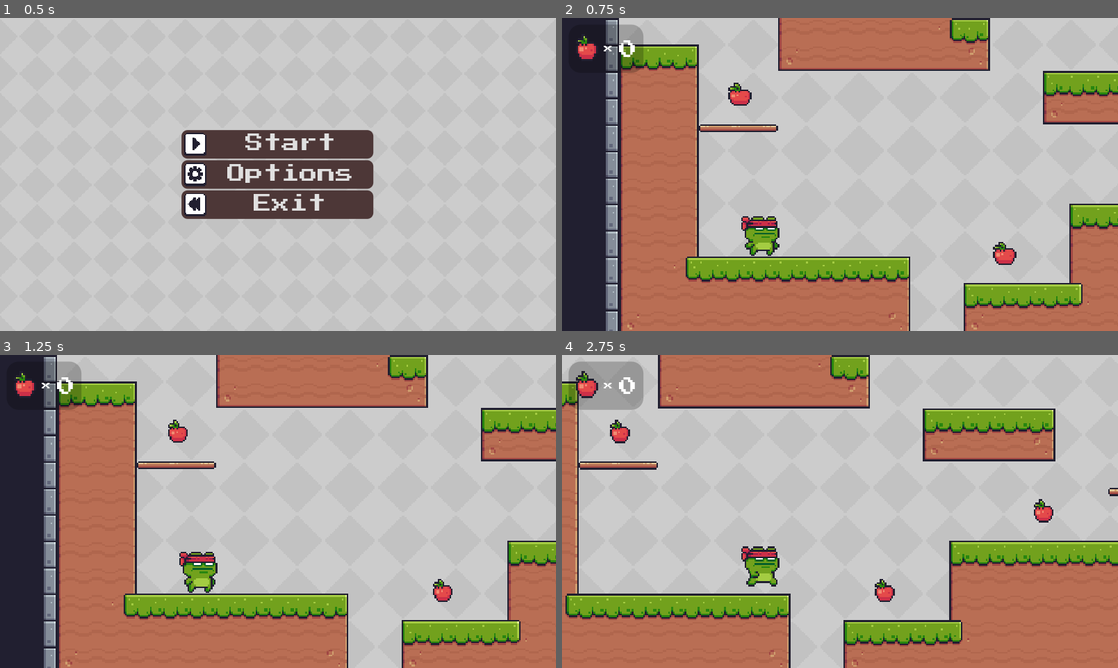
Above: before the commit, frames 1-4 (two rows, left to right).
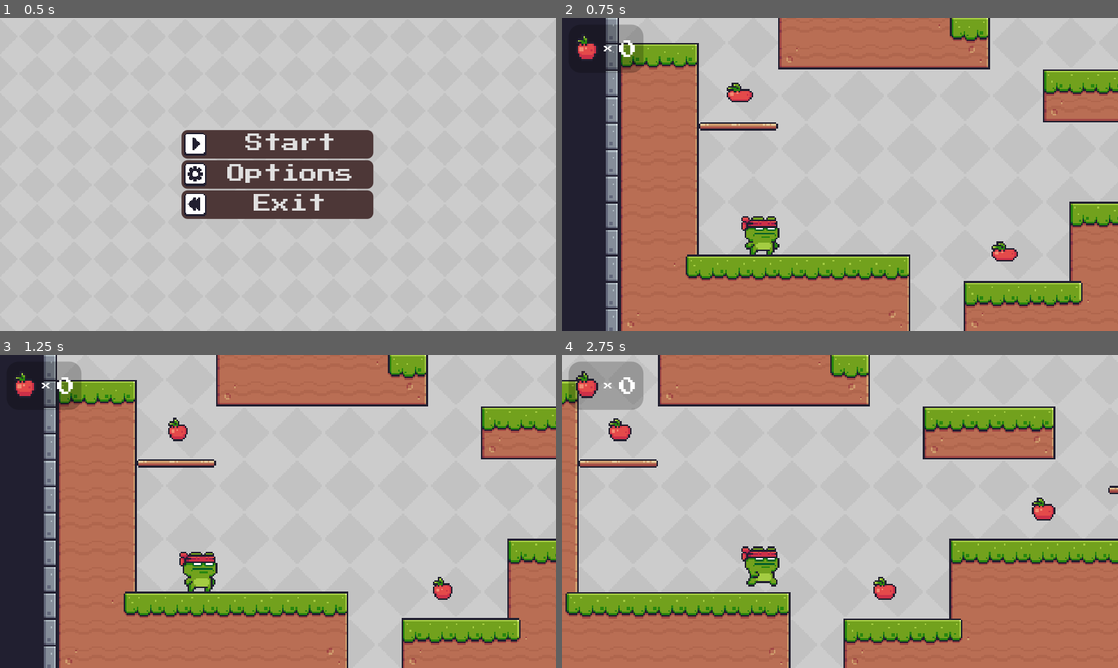
Above: after the commit, the same moments.

Repository: DennisR96/Interaktive-Systeme-Godot-Jump-n-Run
Game: Godot game, scene res://00_Menu.tscn
The game is run twice, just before and just after one commit, with the same random seed, the same clock (stepped at 60 frames per second) and the same inputs.
Inputs:
- Up to frame 1 (0.5 s): no input
- Up to frame 2 (0.75 s): click "Start" at 0.5 s
- Up to frame 3 (1.25 s): no input
- Up to frame 4 (2.75 s): hold Right (ui_right) from 1.28 s (still down); tap Up (ui_up) at 1.52, 2.27 s

Frame 1 is identical in both runs. In frame 2, 6.8% of the frame differs, in the area x 7-100%, y 0-100%; in frame 3, 6.8%; in frame 4, 7.5%, in the area x 0-100%, y 0-100%.

Commit message:
Ausprobieren

Diff:
--- a/Collectable.tscn
+++ b/Collectable.tscn
@@ -123,7 +123,7 @@
 [node name="AnimatedSprite" type="AnimatedSprite" parent="."]
 frames = SubResource( 25 )
 animation = "Apple"
-frame = 15
+frame = 12
 playing = true
 
 [connection signal="body_entered" from="." to="." method="_on_Collectable_body_entered"]
--- a/Game.gd
+++ b/Game.gd
@@ -3,8 +3,3 @@
 func _on_Area2D_body_entered(body):
 	get_tree().reload_current_scene()
 	pass # Replace with function body.
-
-
-func _on_Button_pressed():
-	get_tree().change_scene("res://Node2D.tscn")
-	pass # Replace with function body.
--- a/Player.tscn
+++ b/Player.tscn
@@ -179,12 +179,12 @@
 [node name="AnimatedSprite" type="AnimatedSprite" parent="."]
 position = Vector2( 76.8203, 215.125 )
 frames = SubResource( 31 )
-animation = "Idle"
-frame = 2
+animation = "Hit"
+frame = 6
 playing = true
 
 [node name="CollisionShape2D" type="CollisionShape2D" parent="."]
-position = Vector2( 76.2631, 218.279 )
+position = Vector2( 76.2631, 217.165 )
 scale = Vector2( 1.17043, 1.44381 )
 shape = SubResource( 32 )
 
--- a/Test_Level.tscn
+++ b/Test_Level.tscn
@@ -1569,6 +1569,11 @@
 ] instance=ExtResource( 3 )]
 position = Vector2( 211.633, 156.524 )
 
+[node name="Enemy2" parent="Game" groups=[
+"enemy",
+] instance=ExtResource( 3 )]
+position = Vector2( 119.113, 212.711 )
+
 [node name="Collectable" parent="Game" instance=ExtResource( 15 )]
 position = Vector2( 153.622, 215.601 )
 
